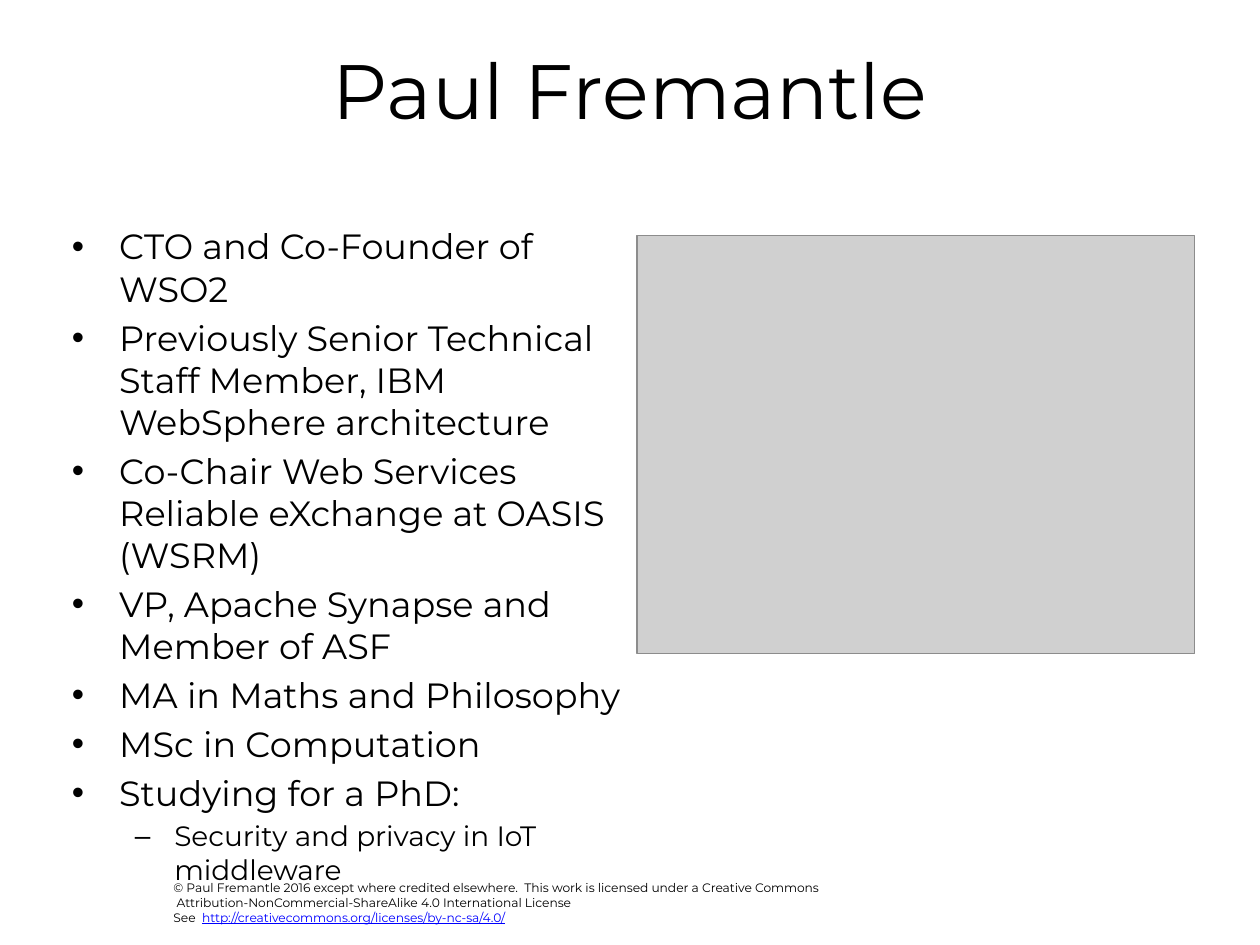
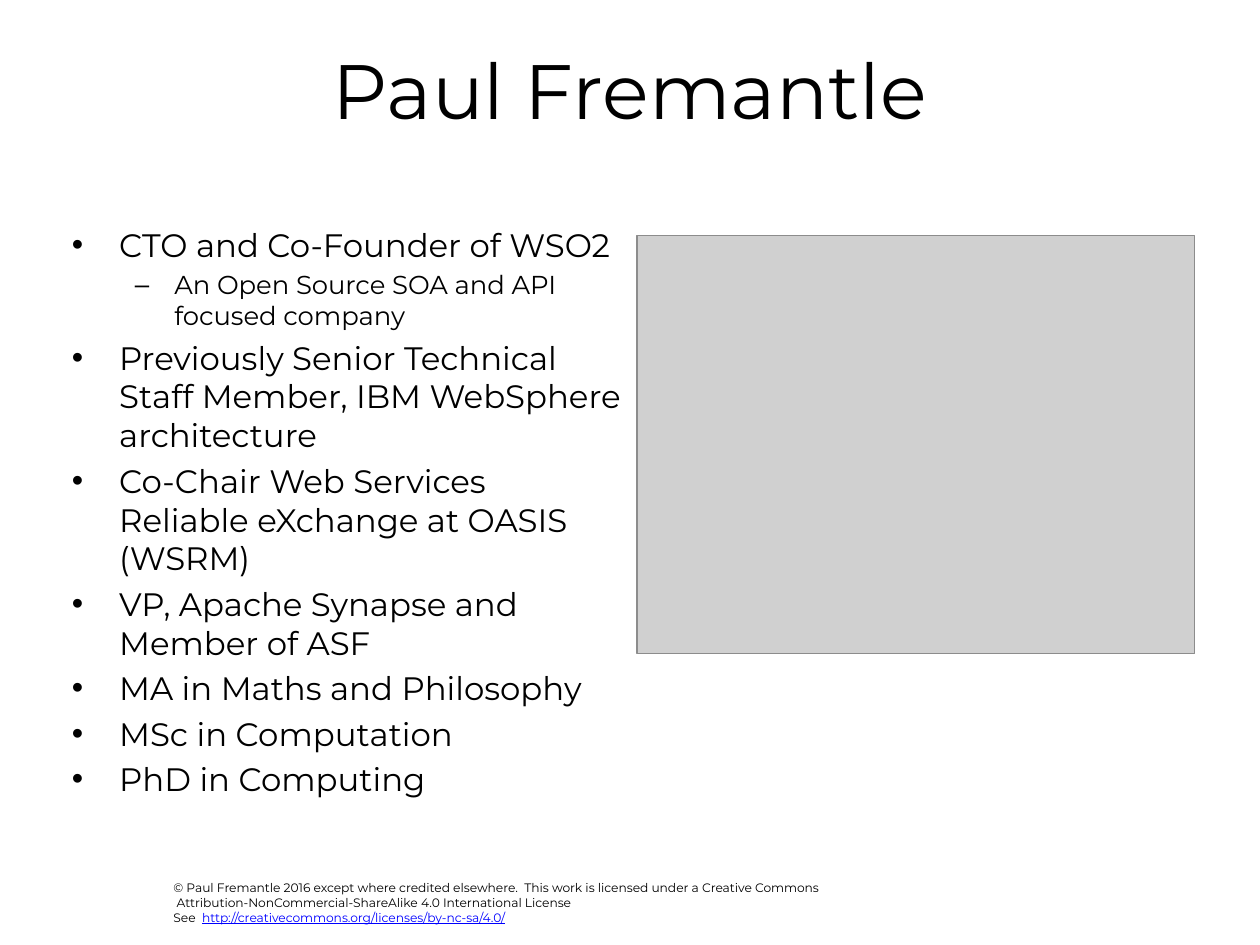
Before and after one commit to pzfreo/ox-soa, a slide deck: slide 13 of presentation-source/00-intro.pptx. Drawn at 1260x945 pixels with LibreOffice and Linux fonts; fonts in the diff are those of the drawing; grey boxes stand for pictures; background and template pictures are left out. Boxes give left, top, right and bottom in pixels: in the first picture for what was removed or moved away, otherwise in the second. Text is boxed around its words. In the diff, an @@ line names an element or a change of style, - is before the commit and + after.

```diff
--- a/presentation-source/00-intro.pptx
+++ b/presentation-source/00-intro.pptx
@@ text at (119,232,621,753): size 20 to 18.5 pt in "CTO and Co-Founder of WSO2", "Previously Senior Technical Staff Member, IBM WebSphere ...", "Co-Chair Web Services Reliable eXchange at OASIS ...", "VP, Apache Synapse and Member of ASF" and 2 more places @@
@@ text at (174,274,557,330): paragraph added @@
+  – An Open Source SOA and API focused company
@@ text at (119,767,426,798): text changed; size 16 to 18.5 pt @@
-• Studying for a PhD:
-  – Security and privacy in IoT middleware
+• PhD in Computing
```
Also in this commit, not shown: 5 other slides changed, 6 other files.
